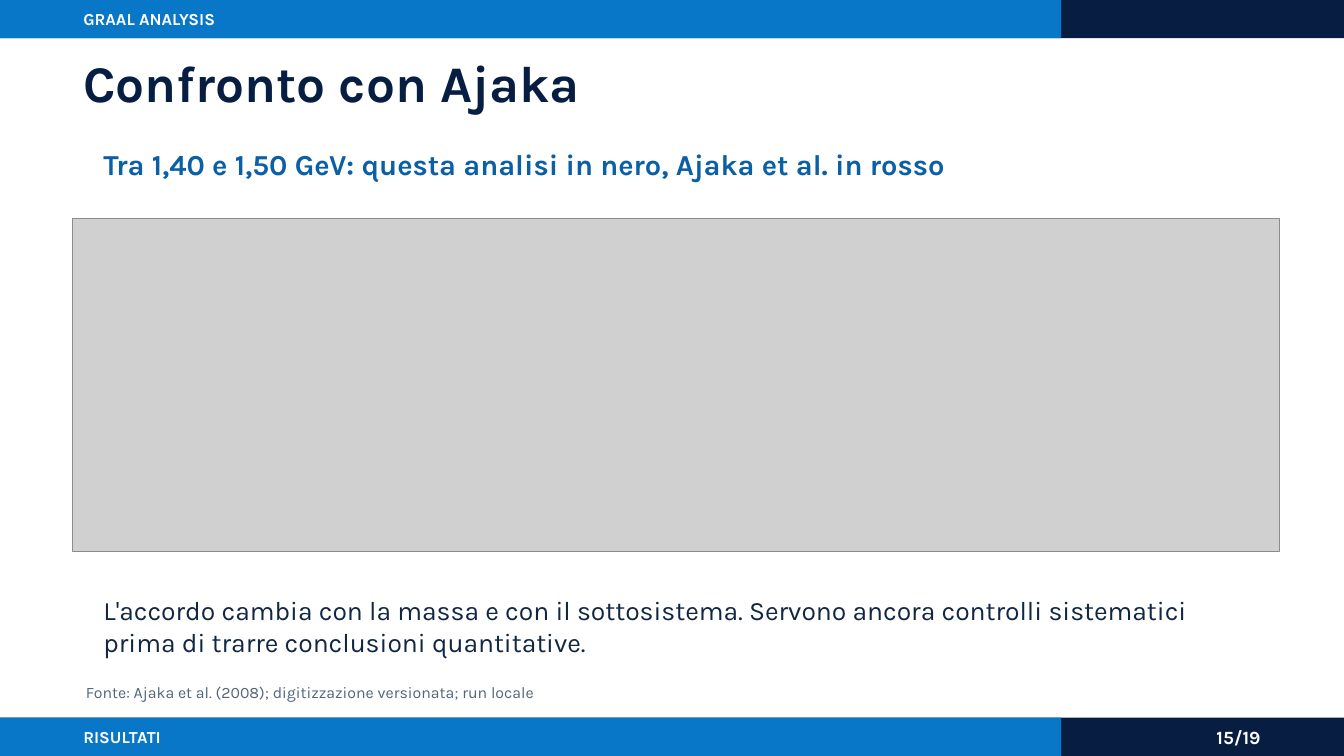
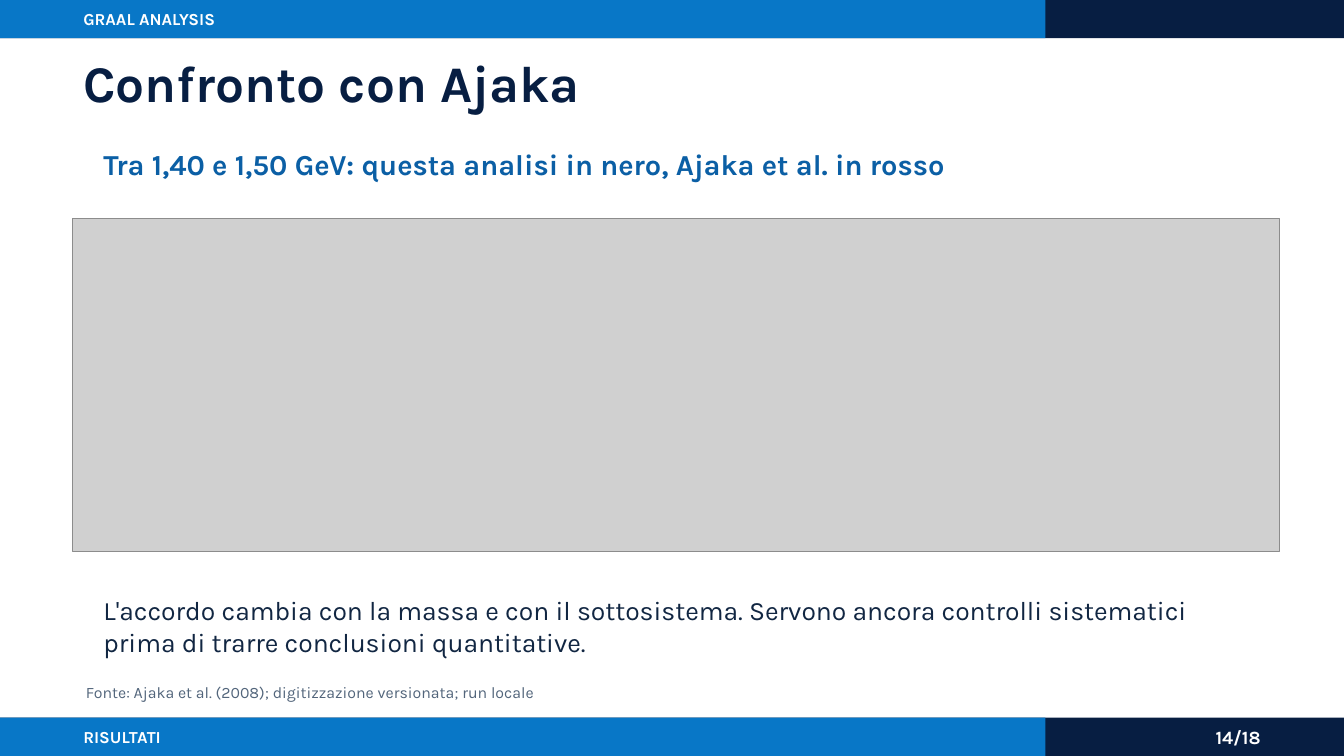
Before and after one commit to AntoninoFulci/GRAAL_Analysis, a slide deck: slide 14 of presentations/graal_analysis_framework_asimmetrie.pptx (slide 15 before the commit). Drawn at 1344x756 pixels with LibreOffice and Linux fonts; fonts in the diff are those of the drawing; grey boxes stand for pictures. Boxes give left, top, right and bottom in pixels: in the first picture for what was removed or moved away, otherwise in the second. Text is boxed around its words. In the diff, an @@ line names an element or a change of style, - is before the commit and + after.

```diff
--- a/presentations/graal_analysis_framework_asimmetrie.pptx
+++ b/presentations/graal_analysis_framework_asimmetrie.pptx
@@ rectangle: place and size @@
-rectangle at bbox=[0, 0, 1060, 38]
+rectangle at bbox=[0, 0, 1046, 38]
@@ rectangle: place and size @@
-rectangle at bbox=[0, 718, 1060, 755]
+rectangle at bbox=[0, 718, 1046, 755]
@@ text at bbox=[1216, 730, 1261, 746]: text changed @@
-15/19
+14/18
```
Also in this commit, not shown: 16 other slides changed, 1 slide added, 2 slides removed, 4 other files.
